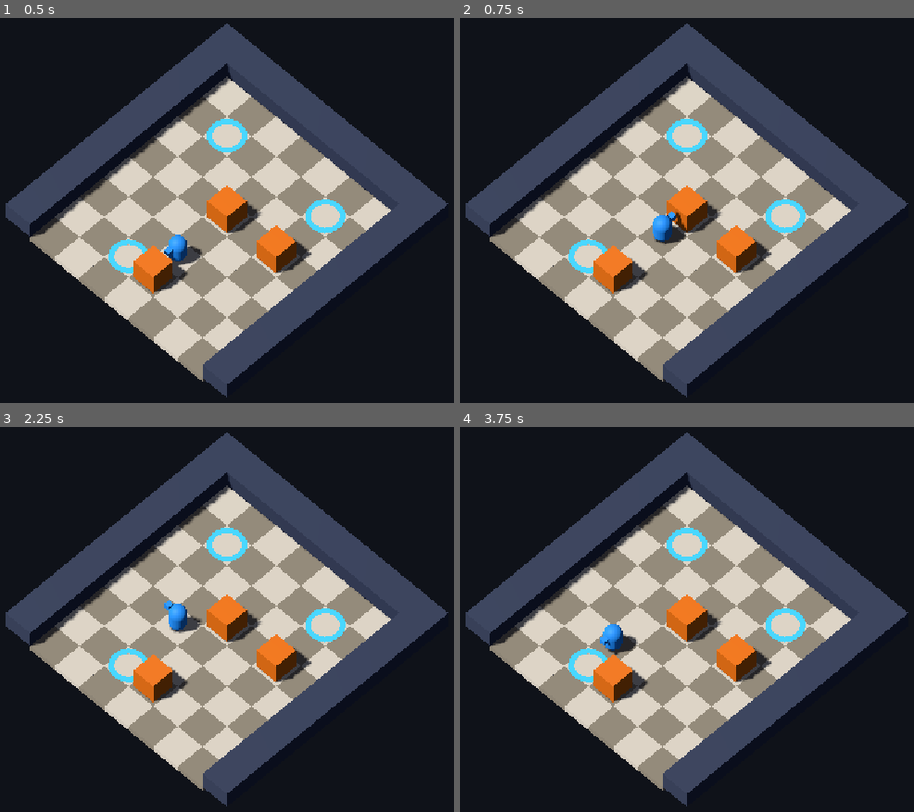
Above: before the commit, frames 1-4 (two rows, left to right).
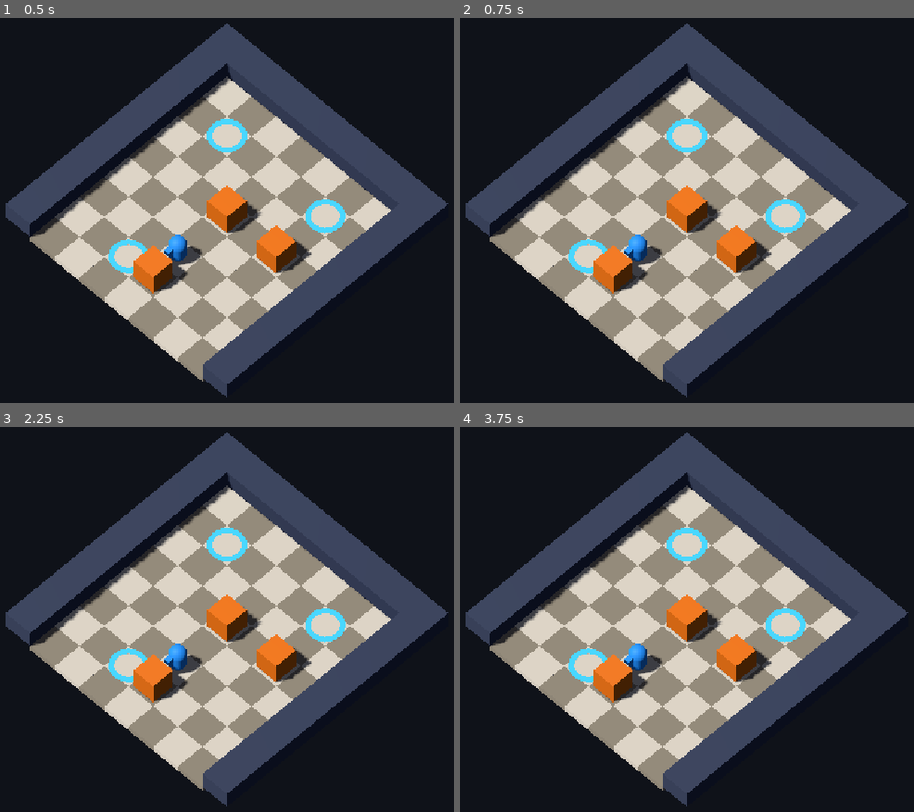
Above: after the commit, the same moments.

Repository: 314857493/game-studio
Game: Godot game, scene res://scenes/main.tscn
Two runs of this game, one before a commit and one after it. Both use one fixed random seed, a clock stepped at 60 frames per second and the inputs below.
Inputs:
- Up to frame 1 (0.5 s): no input
- Up to frame 2 (0.75 s): tap Enter at 0.5 s; hold Up (move_up) from 0.53 s (still down); tap Z (undo, bound only after the commit) at 0.6 s
- Up to frame 3 (2.25 s): tap U at 0.8, 1.35 s; tap R (restart, bound only after the commit) at 1.25, 2 s; tap Z (undo, bound only after the commit) at 1.55, 2.1 s; release Up (move_up) at 2.03 s; hold Left (move_left) from 2.03 s (still down)
- Up to frame 4 (3.75 s): tap U at 2.3, 2.85 s; tap R (restart, bound only after the commit) at 2.75, 3.5 s; tap Z (undo, bound only after the commit) at 3.05, 3.6 s; release Left (move_left) at 3.53 s; hold Down (move_down) from 3.53 s (still down)

Frame 1 is identical in both runs. In frame 2, 0.9% of the frame differs, in the area x 36-50%, y 50-65%; in frame 3, 0.8%; in frame 4, 0.8%.

Commit message:
story: add win, undo and restart to the playable core

Diff:
--- a/scenes/main.tscn
+++ b/scenes/main.tscn
@@ -1,9 +1,12 @@
-[gd_scene load_steps=2 format=3]
+[gd_scene load_steps=3 format=3]
 
 [ext_resource type="Script" path="res://src/game.gd" id="1_game"]
+[ext_resource type="Script" path="res://src/results_card.gd" id="2_results"]
 
 [node name="Main" type="Node3D"]
 script = ExtResource("1_game")
+
+[node name="Board" type="Node3D" parent="."]
 
 [node name="Camera" type="Camera3D" parent="."]
 projection = 1
@@ -11,3 +14,10 @@
 current = true
 
 [node name="Sun" type="DirectionalLight3D" parent="."]
+
+[node name="ResultsCard" type="CanvasLayer" parent="."]
+layer = 10
+script = ExtResource("2_results")
+
+[connection signal="won" from="." to="ResultsCard" method="_on_won"]
+[connection signal="restarted" from="." to="ResultsCard" method="_on_restarted"]
--- a/src/game.gd
+++ b/src/game.gd
@@ -2,8 +2,12 @@
 
 ## Builds the 3D board for one level and applies the Sokoban movement rules.
 ##
-## Story-001 scope: level loading, the grid, moving, pushing, bumping and the
-## fixed camera. Win detection, undo and the rest of the rules are out of scope.
+## Implements story-001 (grid, movement, pushing) and story-002 (win, undo,
+## restart) for level-001. Pause, input buffering and level sequencing are out
+## of scope.
+
+signal won(moves: int, pushes: int, seconds: float)
+signal restarted()
 
 const LevelData = preload("res://src/level_data.gd")
 const LevelLoader = preload("res://src/level_loader.gd")
@@ -16,6 +20,8 @@
 const ACTION_DOWN := &"move_down"
 const ACTION_LEFT := &"move_left"
 const ACTION_RIGHT := &"move_right"
+const ACTION_UNDO := &"undo"
+const ACTION_RESTART := &"restart"
 
 const HALF := 0.5
 const CELL_SIZE := 1.0
@@ -57,7 +63,12 @@
 const COLOR_BACKGROUND := Color(0.06, 0.07, 0.1)
 const COLOR_AMBIENT := Color(0.55, 0.6, 0.75)
 
+@onready var _board: Node3D = $Board
+
+var _level: LevelData
 var _model: SokobanModel
+var _won: bool = false
+var _started_at_msec: int = 0
 var _goal_nodes: Dictionary = {}
 var _crate_nodes: Dictionary = {}
 var _player_node: Node3D
@@ -80,19 +91,32 @@
 	if not level.is_valid():
 		push_error("playable core: %s" % level.error)
 		return
+	_level = level
 	_model = SokobanModel.new()
 	_model.setup(level)
+	_started_at_msec = Time.get_ticks_msec()
 	_build_board(level)
 	_update_goal_rings()
 	_update_player()
-	if SokobanDemo.requested():
-		_apply_demo_pushed()
+	var demo_mode: String = SokobanDemo.requested()
+	if demo_mode == SokobanDemo.MODE_PUSHED:
+		_apply_demo(SokobanDemo.pushed_moves())
+	elif demo_mode == SokobanDemo.MODE_WIN:
+		_apply_demo(SokobanDemo.win_moves())
 
 
 func _unhandled_input(event: InputEvent) -> void:
 	if _model == null:
 		return
 	if event is InputEventKey and (event as InputEventKey).is_echo():
+		return
+	if event.is_action_pressed(ACTION_RESTART):
+		_restart()
+		return
+	if _won:
+		return
+	if event.is_action_pressed(ACTION_UNDO):
+		_undo()
 		return
 	var direction := Vector2i.ZERO
 	if event.is_action_pressed(ACTION_UP):
@@ -115,13 +139,67 @@
 		_sync_crates(crates_before)
 		_update_goal_rings()
 	_update_player()
-
-
-## Runs the fixed screenshot sequence through the normal move path. Only
-## --demo=pushed reaches this; a normal run never applies the demo.
-func _apply_demo_pushed() -> void:
-	for direction in SokobanDemo.pushed_moves():
+	if moved and _model.is_solved():
+		_win()
+
+
+## Runs a fixed screenshot sequence through the normal move path. Only a demo
+## mode reaches this; a normal run never applies it.
+func _apply_demo(moves: Array) -> void:
+	for direction in moves:
 		_move(direction)
+
+
+## R7: the next completed move put a crate on every goal, so lock input and
+## tell the results card.
+func _win() -> void:
+	if _won:
+		return
+	_won = true
+	var elapsed: float = maxf(0.0, float(Time.get_ticks_msec() - _started_at_msec) / 1000.0)
+	won.emit(_model.move_count, _model.push_count, elapsed)
+
+
+## R8: take the last completed move back and refresh the board.
+func _undo() -> void:
+	if _won:
+		return
+	if not _model.undo():
+		return
+	_rebuild_crates()
+	_update_goal_rings()
+	_update_player()
+
+
+## R9: rebuild the level from its loaded start state and hide the card.
+func _restart() -> void:
+	if _level == null or _model == null:
+		return
+	_model.setup(_level)
+	_clear_board()
+	_build_board(_level)
+	_update_goal_rings()
+	_update_player()
+	_won = false
+	_started_at_msec = Time.get_ticks_msec()
+	restarted.emit()
+
+
+func _clear_board() -> void:
+	for child in _board.get_children():
+		child.free()
+	_goal_nodes.clear()
+	_crate_nodes.clear()
+	_player_node = null
+
+
+func _rebuild_crates() -> void:
+	for cell in _crate_nodes.keys():
+		var node: MeshInstance3D = _crate_nodes[cell]
+		node.free()
+	_crate_nodes.clear()
+	for cell in _model.crates.keys():
+		_add_crate(cell)
 
 
 func _sync_crates(crates_before: Array) -> void:
@@ -167,7 +245,7 @@
 	node.mesh = mesh
 	node.material_override = _floor_light if light else _floor_dark
 	node.position = _cell_to_world(cell) + Vector3.DOWN * FLOOR_THICKNESS * HALF
-	add_child(node)
+	_board.add_child(node)
 
 
 func _add_wall(cell: Vector2i) -> void:
@@ -177,7 +255,7 @@
 	node.mesh = mesh
 	node.material_override = _wall_material
 	node.position = _cell_to_world(cell) + Vector3.UP * WALL_HEIGHT * HALF
-	add_child(node)
+	_board.add_child(node)
 
 
 func _add_goal(cell: Vector2i) -> void:
@@ -190,7 +268,7 @@
 	node.mesh = mesh
 	node.material_override = _goal_empty_material
 	node.position = _cell_to_world(cell) + Vector3.UP * GOAL_Y
-	add_child(node)
+	_board.add_child(node)
 	_goal_nodes[cell] = node
 
 
@@ -201,7 +279,7 @@
 	node.mesh = mesh
 	node.material_override = _crate_material
 	node.position = _cell_to_world(cell) + Vector3.UP * CRATE_SIZE * HALF
-	add_child(node)
+	_board.add_child(node)
 	_crate_nodes[cell] = node
 
 
@@ -209,7 +287,7 @@
 	_player_node = Node3D.new()
 	_player_node.name = "Player"
 	_player_node.position = _cell_to_world(cell)
-	add_child(_player_node)
+	_board.add_child(_player_node)
 	var body := MeshInstance3D.new()
 	var capsule := CapsuleMesh.new()
 	capsule.radius = PLAYER_RADIUS
@@ -320,6 +398,8 @@
 	_add_action(ACTION_DOWN, [KEY_DOWN, KEY_S])
 	_add_action(ACTION_LEFT, [KEY_LEFT, KEY_A])
 	_add_action(ACTION_RIGHT, [KEY_RIGHT, KEY_D])
+	_add_action(ACTION_UNDO, [KEY_Z, KEY_U])
+	_add_action(ACTION_RESTART, [KEY_R])
 
 
 func _add_action(action: StringName, keys: Array) -> void:
--- /dev/null
+++ b/src/results_card.gd
@@ -0,0 +1,91 @@
+extends CanvasLayer
+
+## Results card for a solved level. It owns its UI nodes and is connected to
+## game.gd's won/restarted signals from scenes/main.tscn.
+
+const TITLE_TEXT := "Level solved"
+const STATS_FORMAT := "Moves: %d    Pushes: %d    Time: %.1f s"
+const HINT_TEXT := "Press R to restart"
+
+const PANEL_MIN_SIZE := Vector2(460.0, 230.0)
+const PANEL_MARGIN := 28
+const BOX_SEPARATION := 16
+const TITLE_FONT_SIZE := 30
+const STATS_FONT_SIZE := 20
+const HINT_FONT_SIZE := 18
+const PANEL_BORDER_WIDTH := 2
+const PANEL_CORNER_RADIUS := 10
+
+const TEXT_COLOR := Color("edf0f7")
+const PANEL_COLOR := Color(0.07, 0.08, 0.12, 0.94)
+const PANEL_BORDER_COLOR := Color("49d7ff")
+
+var _overlay: Control
+var _title: Label
+var _stats: Label
+var _hint: Label
+
+
+func _ready() -> void:
+	_build_overlay()
+	_overlay.visible = false
+	_title.text = TITLE_TEXT
+	_hint.text = HINT_TEXT
+
+
+func _on_won(moves: int, pushes: int, seconds: float) -> void:
+	_stats.text = STATS_FORMAT % [moves, pushes, seconds]
+	_overlay.visible = true
+
+
+func _on_restarted() -> void:
+	_overlay.visible = false
+
+
+func _build_overlay() -> void:
+	_overlay = Control.new()
+	_overlay.set_anchors_preset(Control.PRESET_FULL_RECT)
+	add_child(_overlay)
+	var center := CenterContainer.new()
+	center.set_anchors_preset(Control.PRESET_FULL_RECT)
+	_overlay.add_child(center)
+	var panel := PanelContainer.new()
+	panel.custom_minimum_size = PANEL_MIN_SIZE
+	panel.add_theme_stylebox_override("panel", _make_panel_style())
+	center.add_child(panel)
+	var margin := MarginContainer.new()
+	_set_margins(margin)
+	panel.add_child(margin)
+	var box := VBoxContainer.new()
+	box.add_theme_constant_override("separation", BOX_SEPARATION)
+	margin.add_child(box)
+	_title = _make_label(TITLE_FONT_SIZE)
+	_stats = _make_label(STATS_FONT_SIZE)
+	_hint = _make_label(HINT_FONT_SIZE)
+	box.add_child(_title)
+	box.add_child(_stats)
+	box.add_child(_hint)
+
+
+func _make_panel_style() -> StyleBoxFlat:
+	var style := StyleBoxFlat.new()
+	style.bg_color = PANEL_COLOR
+	style.border_color = PANEL_BORDER_COLOR
+	style.set_border_width_all(PANEL_BORDER_WIDTH)
+	style.set_corner_radius_all(PANEL_CORNER_RADIUS)
+	return style
+
+
+func _set_margins(margin: MarginContainer) -> void:
+	margin.add_theme_constant_override("margin_left", PANEL_MARGIN)
+	margin.add_theme_constant_override("margin_top", PANEL_MARGIN)
+	margin.add_theme_constant_override("margin_right", PANEL_MARGIN)
+	margin.add_theme_constant_override("margin_bottom", PANEL_MARGIN)
+
+
+func _make_label(font_size: int) -> Label:
+	var label := Label.new()
+	label.horizontal_alignment = HORIZONTAL_ALIGNMENT_CENTER
+	label.add_theme_font_size_override("font_size", font_size)
+	label.add_theme_color_override("font_color", TEXT_COLOR)
+	return label
--- a/src/sokoban_demo.gd
+++ b/src/sokoban_demo.gd
@@ -1,19 +1,21 @@
 extends RefCounted
 
-## Screenshot-only showcase for level-001, used only with --demo=pushed.
+## Screenshot-only showcases for level-001, used only with --demo=pushed or
+## --demo=win. Normal runs never call this module.
 ##
-## Normal runs never call this module. The fixed sequence starts at the player
-## spawn (4, 6) and is:
-##   right, right: (4, 6) -> (6, 6)
-##   up:           (6, 6) -> (6, 5)
-##   up:           pushes crate (6, 4) -> (6, 3)
-##   up:           pushes crate (6, 3) -> (6, 2), the goal
-##
-## The other two crates stay on floor and goals (2, 2) and (3, 7) stay empty.
+## --demo=pushed: right, right, up, up, up pushes crate (6, 4) onto goal (6, 2).
+## --demo=win: the 21-move recorded solve below finishes the level; it pushes
+## crate (4, 7) to goal (3, 7), crate (6, 4) to goal (6, 2), and crate (4, 4)
+## to goal (2, 2).
 
 const SokobanModel = preload("res://src/sokoban_model.gd")
 
-const FLAG := "--demo=pushed"
+const MODE_NONE := ""
+const MODE_PUSHED := "pushed"
+const MODE_WIN := "win"
+
+const FLAG_PUSHED := "--demo=pushed"
+const FLAG_WIN := "--demo=win"
 
 const PUSHED_MOVES: Array[Vector2i] = [
 	SokobanModel.DIR_RIGHT,
@@ -23,15 +25,46 @@
 	SokobanModel.DIR_UP,
 ]
 
+const WIN_MOVES: Array[Vector2i] = [
+	SokobanModel.DIR_RIGHT,
+	SokobanModel.DIR_DOWN,
+	SokobanModel.DIR_LEFT,   # pushes crate (4, 7) to goal (3, 7)
+	SokobanModel.DIR_RIGHT,
+	SokobanModel.DIR_RIGHT,
+	SokobanModel.DIR_UP,
+	SokobanModel.DIR_UP,
+	SokobanModel.DIR_UP,     # pushes crate (6, 4) to (6, 3)
+	SokobanModel.DIR_UP,     # pushes it to goal (6, 2)
+	SokobanModel.DIR_DOWN,
+	SokobanModel.DIR_DOWN,
+	SokobanModel.DIR_LEFT,
+	SokobanModel.DIR_LEFT,
+	SokobanModel.DIR_UP,     # pushes crate (4, 4) to (4, 3)
+	SokobanModel.DIR_RIGHT,
+	SokobanModel.DIR_UP,
+	SokobanModel.DIR_LEFT,   # pushes it to (3, 3)
+	SokobanModel.DIR_LEFT,   # pushes it to (2, 3)
+	SokobanModel.DIR_DOWN,
+	SokobanModel.DIR_LEFT,
+	SokobanModel.DIR_UP,     # pushes it to goal (2, 2)
+]
 
-## True only when the process was started with --demo=pushed.
-static func requested() -> bool:
+
+## Returns MODE_PUSHED or MODE_WIN only when the matching flag is present.
+static func requested() -> String:
 	for argument in OS.get_cmdline_user_args():
-		if argument == FLAG:
-			return true
-	return false
+		if argument == FLAG_PUSHED:
+			return MODE_PUSHED
+		if argument == FLAG_WIN:
+			return MODE_WIN
+	return MODE_NONE
 
 
 ## The fixed sequence, as a fresh array so callers cannot mutate the constant.
 static func pushed_moves() -> Array[Vector2i]:
 	return PUSHED_MOVES.duplicate()
+
+
+## The recorded solve, as a fresh array so callers cannot mutate the constant.
+static func win_moves() -> Array[Vector2i]:
+	return WIN_MOVES.duplicate()
--- a/src/sokoban_model.gd
+++ b/src/sokoban_model.gd
@@ -1,6 +1,6 @@
 extends RefCounted
 
-## Pure Sokoban grid state and movement rules (design R4-R6).
+## Pure Sokoban grid state and movement rules (design R4-R9).
 ##
 ## No scene or rendering dependency: the headless tests drive it directly.
 
@@ -11,6 +11,9 @@
 const DIR_LEFT := Vector2i(-1, 0)
 const DIR_RIGHT := Vector2i(1, 0)
 
+## R8: the undo history never grows past this many completed moves.
+const HISTORY_LIMIT := 999
+
 var width: int = 0
 var height: int = 0
 var walls: Dictionary = {}
@@ -20,6 +23,8 @@
 var facing: Vector2i = DIR_DOWN
 var move_count: int = 0
 var push_count: int = 0
+
+var _history: Array = []
 
 
 ## Copies a validated level into fresh, mutable state.
@@ -37,6 +42,7 @@
 	facing = DIR_DOWN
 	move_count = 0
 	push_count = 0
+	_history.clear()
 
 
 ## True for walls and for cells outside the grid.
@@ -46,9 +52,21 @@
 	return walls.has(cell)
 
 
+## R7: true when every goal cell holds a crate.
+func is_solved() -> bool:
+	if goals.is_empty():
+		return false
+	for goal in goals.keys():
+		if not crates.has(goal):
+			return false
+	return true
+
+
 ## R4/R5/R6: moves one cell, pushes one crate, or bumps and turns.
-## Returns true only when the player actually changed cell.
+## Returns true only when the player actually changed cell. A successful move
+## records the pre-move state for undo (R8).
 func try_move(direction: Vector2i) -> bool:
+	var previous_facing: Vector2i = facing
 	facing = direction
 	var target: Vector2i = player + direction
 	if is_wall(target):
@@ -57,12 +75,46 @@
 		var beyond: Vector2i = target + direction
 		if is_wall(beyond) or crates.has(beyond):
 			return false
+		_record(previous_facing)
 		crates.erase(target)
 		crates[beyond] = true
 		player = target
 		move_count += 1
 		push_count += 1
 		return true
+	_record(previous_facing)
 	player = target
 	move_count += 1
 	return true
+
+
+## R8: restores the state before the last completed move. False at the start.
+func undo() -> bool:
+	if _history.is_empty():
+		return false
+	var snapshot: Dictionary = _history.pop_back()
+	player = snapshot["player"]
+	crates = (snapshot["crates"] as Dictionary).duplicate()
+	move_count = snapshot["move_count"]
+	push_count = snapshot["push_count"]
+	facing = snapshot["facing"]
+	return true
+
+
+## Number of completed moves currently available to undo.
+func history_size() -> int:
+	return _history.size()
+
+
+func _record(previous_facing: Vector2i) -> void:
+	_history.append(
+		{
+			"player": player,
+			"crates": crates.duplicate(),
+			"move_count": move_count,
+			"push_count": push_count,
+			"facing": previous_facing,
+		}
+	)
+	if _history.size() > HISTORY_LIMIT:
+		_history.pop_front()
--- a/tests/run_tests.gd
+++ b/tests/run_tests.gd
@@ -1,6 +1,7 @@
 extends SceneTree
 
-## Headless checks for the playable core (story-001).
+## Headless checks for the playable core (story-001) and the finish/recover
+## slice (story-002).
 ##
 ## Run with:
 ##   godot --headless --path . -s res://tests/run_tests.gd
@@ -29,6 +30,10 @@
 	_test_free_move()
 	_test_push()
 	_test_blocked_moves()
+	_test_win_check()
+	_test_undo_fidelity()
+	_test_history_bound()
+	_test_restart()
 	_test_main_scene()
 	_test_project_settings()
 
@@ -149,6 +154,103 @@
 	_check(edge.player == Vector2i(3, 2) and edge.facing == SokobanModel.DIR_RIGHT, "R6: a grid edge leaves the cell but still turns")
 
 
+func _test_win_check() -> void:
+	var level: LevelData = LevelLoader.load_level(LEVEL_PATH)
+	if level == null or not level.is_valid():
+		_check(false, "the --demo=win level loads")
+		return
+	var model := SokobanModel.new()
+	model.setup(level)
+	_check(not model.is_solved(), "R7: level-001 starts unsolved")
+	var failures := 0
+	for direction in SokobanDemo.win_moves():
+		if not model.try_move(direction):
+			failures += 1
+	_check(failures == 0, "R7: the --demo=win solve is legal")
+	_check(model.is_solved(), "R7: the --demo=win solve leaves every goal occupied")
+	var placed := 0
+	for goal in model.goals.keys():
+		if model.crates.has(goal):
+			placed += 1
+	_check(placed == model.goals.size(), "R7: all three goals hold crates")
+	_check(model.move_count == 21 and model.push_count == 7, "R7: the recorded solve ends at 21 moves and 7 pushes")
+
+
+func _test_undo_fidelity() -> void:
+	var level: LevelData = LevelLoader.load_level(LEVEL_PATH)
+	if level == null or not level.is_valid():
+		_check(false, "the undo level loads")
+		return
+	var model := SokobanModel.new()
+	model.setup(level)
+	var expected := SokobanModel.new()
+	expected.setup(level)
+	var fresh := SokobanModel.new()
+	fresh.setup(level)
+	var moves: Array[Vector2i] = SokobanDemo.win_moves()
+	for i in 5:
+		_check(model.try_move(moves[i]), "R8: setup move %d succeeds" % i)
+		if i < 4:
+			expected.try_move(moves[i])
+	_check(model.undo(), "R8: undo restores the last completed move")
+	_check(_same_state(model, expected), "R8: undo restores player, crates, counters and history depth")
+	var undone := 1
+	while model.undo():
+		undone += 1
+	_check(undone == 5, "R8: five moves can be undone")
+	_check(_same_state(model, fresh), "R8: undoing every move restores the loaded start state")
+	_check(model.undo() == false, "R8: undo at the start is a no-op")
+	_check(_same_state(model, fresh), "R8: the no-op undo leaves the start state unchanged")
+
+
+func _test_history_bound() -> void:
+	var model := _make_model(5, 5, Vector2i(1, 1))
+	var failures := 0
+	for i in 1000:
+		var direction := SokobanModel.DIR_RIGHT if i % 2 == 0 else SokobanModel.DIR_LEFT
+		if not model.try_move(direction):
+			failures += 1
+	_check(failures == 0, "R8: the 1000-move loop is legal")
+	_check(model.history_size() == 999, "R8: the undo history keeps at most 999 moves")
+	var undone := 0
+	while model.undo():
+		undone += 1
+	_check(undone == 999, "R8: undo restores the 999 retained moves")
+	_check(model.player == Vector2i(2, 1) and model.move_count == 1, "R8: the dropped oldest entry leaves undo stopping at move 1")
+
+
+func _test_restart() -> void:
+	var level: LevelData = LevelLoader.load_level(LEVEL_PATH)
+	if level == null or not level.is_valid():
+		_check(false, "the restart level loads")
+		return
+	var model := SokobanModel.new()
+	model.setup(level)
+	var fresh := SokobanModel.new()
+	fresh.setup(level)
+	var moves: Array[Vector2i] = SokobanDemo.win_moves()
+	for i in 5:
+		model.try_move(moves[i])
+	model.setup(level)
+	_check(_same_state(model, fresh), "R9: restart returns the loaded start state")
+	_check(model.history_size() == 0 and model.move_count == 0 and model.push_count == 0, "R9: restart clears the undo history and both counters")
+
+
+func _same_state(left: SokobanModel, right: SokobanModel) -> bool:
+	if left.player != right.player:
+		return false
+	if left.move_count != right.move_count or left.push_count != right.push_count:
+		return false
+	if left.history_size() != right.history_size():
+		return false
+	if left.crates.size() != right.crates.size():
+		return false
+	for cell in left.crates.keys():
+		if not right.crates.has(cell):
+			return false
+	return true
+
+
 func _make_model(width: int, height: int, player: Vector2i, crates: Array = [], walls: Array = [], goals: Array = []) -> SokobanModel:
 	var level := LevelData.new()
 	level.id = "test"
@@ -177,7 +279,9 @@
 	_check(str(root.name) == "Main", "main scene root is named Main")
 	var attached := root.get_script() as Script
 	_check(attached != null and attached.resource_path == "res://src/game.gd", "main scene root runs src/game.gd")
+	_check(root.get_node_or_null("Board") is Node3D, "main scene has a Board")
 	_check(root.get_node_or_null("Camera") is Camera3D, "main scene has a Camera3D")
+	_check(root.get_node_or_null("ResultsCard") is CanvasLayer, "main scene has the results card")
 	root.free()
 
 
Not shown, added: src/results_card.gd.uid
